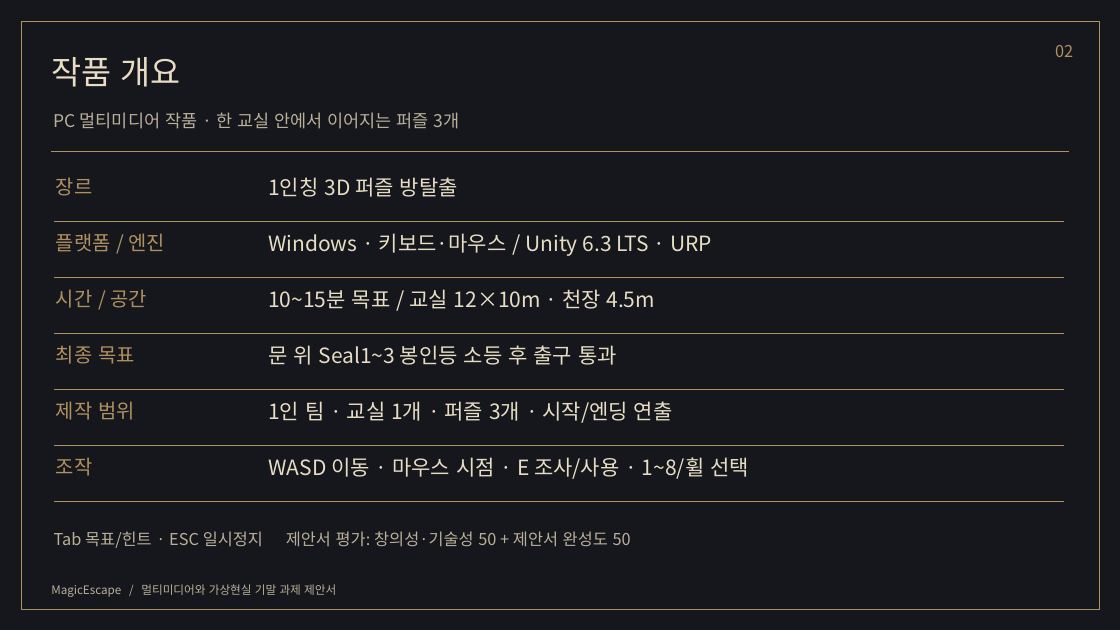
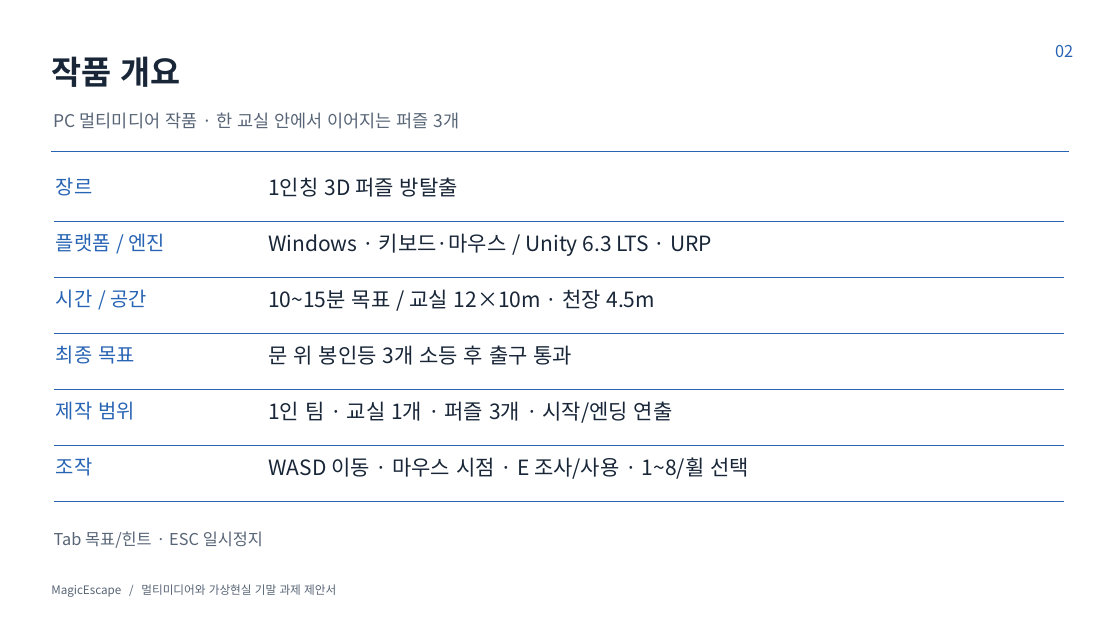
Before and after one commit to NoNamad5196/MagicEscape, a slide deck: slide 2 of presentation/proposal/MagicEscape_제안서.pptx. Drawn at 1120x630 pixels with LibreOffice and Linux fonts; fonts in the diff are those of the drawing. Boxes give left, top, right and bottom in pixels: in the first picture for what was removed or moved away, otherwise in the second. Text is boxed around its words. In the diff, an @@ line names an element or a change of style, - is before the commit and + after.

```diff
--- a/presentation/proposal/MagicEscape_제안서.pptx
+++ b/presentation/proposal/MagicEscape_제안서.pptx
@@ background #15171D to #FFFFFF @@
@@ rectangle removed at (x1=21, y1=21, x2=1099, y2=609) @@
@@ text "작품 개요" at (x1=51, y1=56, x2=180, y2=87): font Noto Sans CJK KR to Roboto, text colour #E8DDC4 to #182638, bold on @@
@@ text "PC 멀티미디어 작품 · 한 ..." at (x1=54, y1=112, x2=460, y2=129): text colour #BAAF99 to #586576 @@
@@ line moved from (54, 222) - (1065, 222) to (51, 152) - (1069, 152) @@
@@ line (51, 152) - (1069, 152): stroke #AE9160 0.5 pt to #2864B4 0.6 pt @@
@@ line moved from (51, 152) - (1069, 152) to (54, 222) - (1065, 222) @@
@@ line (54, 222) - (1065, 222): stroke #AE9160 0.6 pt to #2864B4 0.5 pt @@
@@ line (54, 278) - (1065, 278): stroke #AE9160 0.5 pt to #2864B4 0.5 pt @@
@@ line (54, 334) - (1065, 334): stroke #AE9160 0.5 pt to #2864B4 0.5 pt @@
@@ text at (x1=268, y1=345, x2=573, y2=365): text changed; text colour #E8DDC4 to #182638 @@
-문 위 Seal1~3 봉인등 소등 후 출구 통과
+문 위 봉인등 3개 소등 후 출구 통과
@@ line (54, 390) - (1065, 390): stroke #AE9160 0.5 pt to #2864B4 0.5 pt @@
@@ line (54, 446) - (1065, 446): stroke #AE9160 0.5 pt to #2864B4 0.5 pt @@
@@ text colour #AE9160 to #2864B4 in 7 elements at (x1=1055, y1=45, x2=1073, y2=57), (x1=56, y1=177, x2=93, y2=196), (x1=56, y1=233, x2=166, y2=252), (x1=56, y1=289, x2=147, y2=308), (x1=56, y1=345, x2=135, y2=364), (x1=56, y1=401, x2=135, y2=420), (x1=56, y1=457, x2=93, y2=476) @@
@@ text colour #E8DDC4 to #182638 in 5 elements at (x1=268, y1=177, x2=458, y2=197), (x1=268, y1=233, x2=712, y2=256), (x1=268, y1=289, x2=656, y2=309), (x1=268, y1=401, x2=673, y2=423), (x1=268, y1=457, x2=749, y2=479) @@
@@ line (54, 502) - (1065, 502): stroke #AE9160 0.5 pt to #2864B4 0.5 pt @@
@@ text at (x1=54, y1=531, x2=263, y2=548): text changed; text colour #BAAF99 to #586576 @@
-Tab 목표/힌트 · ESC 일시정지 제안서 평가: 창의성·기술성 50 + 제안서 완성도 50
+Tab 목표/힌트 · ESC 일시정지
@@ text "MagicEscape / 멀티미디어와 가상현실 기말 ..." at (x1=51, y1=584, x2=336, y2=597): text colour #BAAF99 to #586576 @@
```
Also in this commit, not shown: 10 other slides changed, 1 slide added, 1 slide removed, 18 other files.
